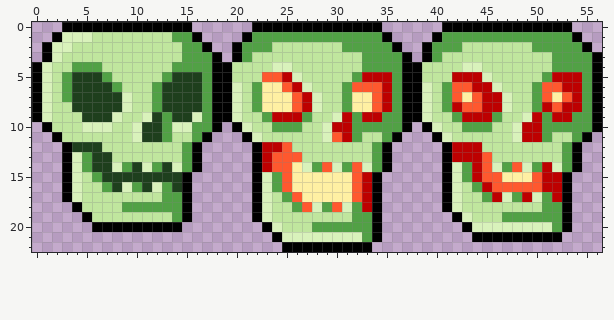
One commit to this pixel-art sprite: data/skull.png. The first picture shows the starting point.
The file is 57x23 pixels.
New version:
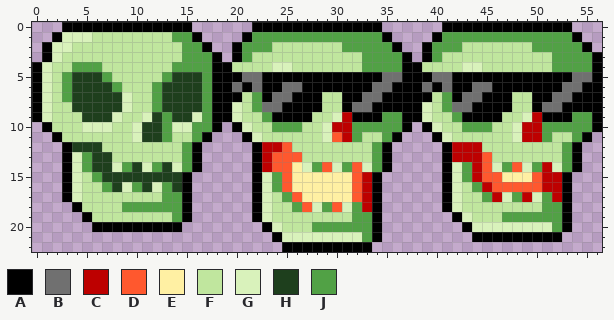
Palette (. is transparent): A #000000  B #707070  C #bd0000  D #ff582e  E #fff0a3  F #c0e69e  G #d9f2bb  H #1e3f1d  J #51a145
From old to new:
@@ x 18..56 @@
  4 AAFFFFGGFFFFFFFJJJJAAFFFFGGFFFFFFFJJJJA
- 5 AAFFFDDCGFFFFFJCCCJAAFFFCCCGFFFFFJCCCJA
- 6 AAGFJEEDCGFFFJDDDCJAAGFJDDCCGFFFJDDCCJA
- 7 AAGFJEEEDCGFFJEEDCJAAGFJDEDCCGFFJDEDCJA
- 8 AAGFJEEEDCGFFJEEDCJAAGFJCDDCCGFFJCDCCJA
- 9 AAGFFJCCCJFFGCJCCJJAAGFFJCCCJFFGCJCCJJA
+ 5 AAABBAAAAAAAAAAAABBAAABBAAAAAAAAAAAABBA
+ 6 AABABAABBAAAAAAABBAAABABAABBAAAAAAABBAA
+ 7 AAAFJABBAAAFFAABBAAAAAFJABBAAAFFAABBAAA
+ 8 AAGFJBBAAAAFFABBAAAAAGFJBBAAAAFFABBAAAA
+ 9 AAGFFJAAAAFFGCAAAJJAAGFFJAAAAFFGCAAAJJA
 10 A.AGFFJJJFFGCCJJJJJA.AGFFJJJFFGCCJJJJJA
Pixel boxes of the changes (left, top, right, bottom) in both pictures:
changed: (232, 72, 592, 122)
